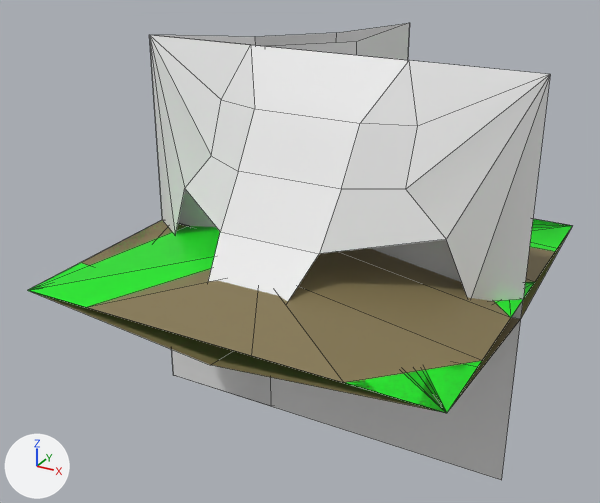
The FBX model Assets/Art/Meshes/PrototypeMeshes/Step/WFC Modules.fbx as it was, and as the next commit left it.
Camera for both pictures: a camera (50 mm lens) standing at (1.73, -3.38, 1.68) and looking at (-0.11, -0.05, 0.02). Lighting does not change. The marker at lower left points along +X, +Y and +Z. Mesh edges are drawn as thin lines. Where no turn or scale is listed for an object, it has been applied to the vertices. Vertices at the same position are counted once.

Objects in the first picture: 'Down', 'GoldCorner', 'GoldMiddle', 'GoldSide', 'InCornerRamp', 'OutCornerRamp', 'OutReceiver', 'Ramp', 'RampReceiver', 'Ramp_Walkable'.
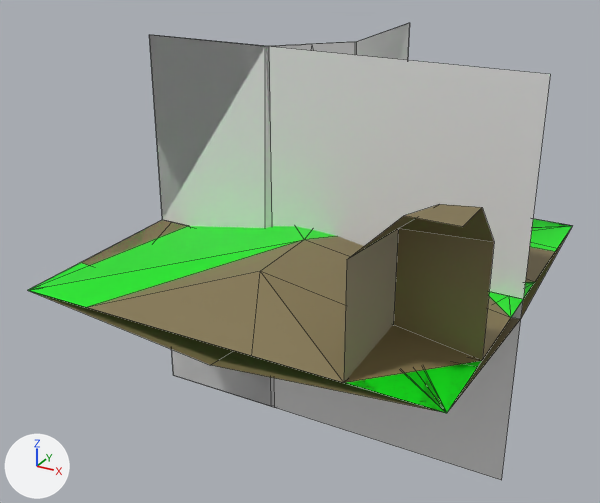
Changed parts and their boxes (x1, y1, x2, y2) in the pictures (600 x 503 px):
'Ramp_Walkable', deleted
    before: (109, 35, 550, 301)
    faces in mat_white (white #e7e7e7): (149, 35, 550, 301)
'Ground_PortalCorner', added
    after: (344, 204, 494, 382)
'Down', reshaped
    before: (158, 23, 408, 46)
    after: (149, 23, 410, 218)
'InCornerRamp', reshaped
    before: (131, 220, 570, 377)
    after: (83, 223, 570, 407)
'Ramp', unchanged, uncovered by the edit
    before: (89, 221, 481, 413)
    after: (111, 35, 550, 413)
'OutCornerRamp', unchanged, uncovered by the edit
    before: (138, 23, 572, 413)
    after: (120, 23, 572, 413)

The change, as a list of edits to the scene's bpy script:
```text
Change me_plane_004:
    where me_plane_004.from_pydata(...)  # 11 vertices, 8 faces; spans x -1.0..1.0, y -1.0..1.0, z -1.0..0.0
    used by ob_incornerramp; location = (0.0, 0.0, 0.0)
    verts and faces of me_plane_004; kept vertices keep their numbers, new ones are numbered from 11
    before: 2 (-0.5, 0.2, 0.0), 3 (-0.2, 0.5, 0.0), 6 (-0.5, 0.2, -1.0), 7 (-0.2, 0.5, -1.0)
    me_plane_004 part 1
    add delete_faces([(2, 3, 7, 6)])
    add for i in [2, 3, 6, 7]: verts[i] += (0.2, -0.2, 0.0)
    add verts[11] = (-0.15, 0.15, -1.0)
    add faces += [(3, 7, 11), (2, 3, 11), (2, 11, 6)]  # mat_white (white #e7e7e7)
Change me_plane_001:
    where me_plane_001.from_pydata(...)  # 9 vertices, 6 faces; spans x -1.0..0.0, y 0.0..1.0, z 0.0..1.0
    used by ob_down; location = (0.0, 0.0, 0.0)
    verts and faces of me_plane_001; kept vertices keep their numbers, new ones are numbered from 9
    before: 0 (-0.2, 0.5, 1.0) at pixel (336, 32), 1 (-0.5, 0.2, 1.0) at pixel (254, 36), 6 (-0.5, 0.2, 0.0), 7 (-0.2, 0.5, 0.0)
    me_plane_001 part 2
    add delete_faces([(0, 7, 6, 1)])
    add for i in [0, 1, 6, 7]: verts[i] += (0.2, -0.2, 0.0)
    add verts[9] = (-0.15, 0.15, 1.0)  # pixel (312, 44)
    add faces += [(1, 9, 6), (6, 9, 7), (0, 7, 9)]  # mat_white (white #e7e7e7)
Add me_plane_017:
    me_plane_017.from_pydata([(-1.0, 1.0, 0.0), (1.0, 1.0, 0.0), (-1.0, -1.0, 0.0), (1.0, -1.0, 0.0), (0.63, -0.59, 0.0), (0.63, -0.59, 0.48), (0.87, -0.84, 0.7), (1.0, -1.0, 0.7), (1.0, -0.8, 0.7), (1.0, -0.6, 0.5), (1.0, -0.6, 0.0), (0.6, -1.0, 0.5), (0.6, -1.0, 0.0), (0.8, -1.0, 0.7)], [], [(0, 2, 3, 1), (12, 11, 5, 4), (9, 5, 6, 8), (5, 11, 13, 6), (4, 5, 9, 10), (8, 6, 13, 7)])
    for i in [*range(1, 6)]: me_plane_017.polygons[i].material_index = 1
    me_plane_017.materials.append(mat_green)  # green #00e715
    me_plane_017.materials.append(mat_rock)  # yellow #82754f
Remove ob_ramp_walkable:
    ob_ramp_walkable = bpy.data.objects.new('Ramp_Walkable', me_plane_016)
    ob_ramp_walkable.location = (0.0, 0.0, 0.0)
Add ob_ground_portalcorner:
    ob_ground_portalcorner = bpy.data.objects.new('Ground_PortalCorner', me_plane_017)
    ob_ground_portalcorner.location = (0.0, 0.0, 0.0)
```
